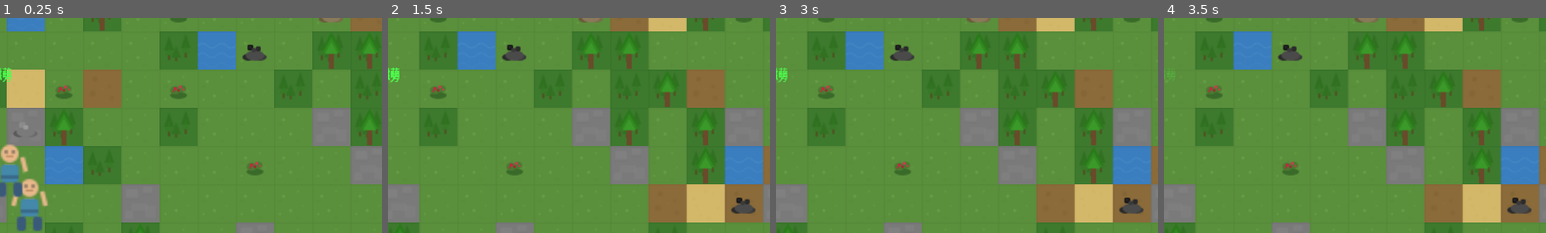
Above: before the commit, frames 1-4 (left to right).
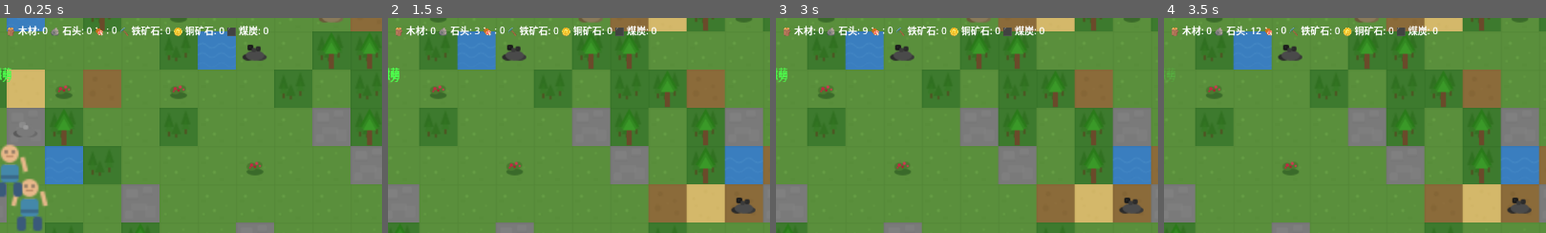
Above: after the commit, the same moments.

Repository: ZhanXuzhao/the-path-of-humanity
Game: Godot game, scene res://scenes/game.tscn
Two runs of this game, one before a commit and one after it. Both use one fixed random seed, a clock stepped at 60 frames per second and the inputs below.
Inputs (mouse positions are % of the whole screen's width and height, from its top left):
- Up to frame 1 (0.25 s): no input
- Up to frame 2 (1.5 s): move the mouse to (72, 45) at 0.52 s; press the mouse at (72, 45) at 0.53 s; hold D 0.53-1.25 s; release the mouse at (72, 45) at 1.25 s; drag from (30, 55) to (45, 70) at 1.27 s
- Up to frame 3 (3 s): click "×1" at 2 s; click "×2" at 2.75 s
- Up to frame 4 (3.5 s): no input
The pictures show only the part of the screen within x 14-64%, y 0-50%; the shares and areas given below are measured in that part.

The runs differ from the first frame. In frame 1, 1.5% of the frame differs, in the area x 2-71%, y 3-9%; in frame 2, 1.5%; in frame 3, 1.5%; in frame 4, 1.5%, in the area x 2-72%, y 3-9%.

Commit message:
顶部栏显示资源储备，添加Emoji图标
- GameManager: 添加 resources_changed 信号及 add_resource/remove_resource 等方法
- HUD: 实现顶部资源实时显示，添加 Emoji 图标（🪵🪨🍖⛏️🪙⬛）
- Settler: 改用 GameManager 的资源管理方法（add_resource/remove_resource）

Diff:
--- a/scripts/autoload/game_manager.gd
+++ b/scripts/autoload/game_manager.gd
@@ -6,6 +6,7 @@
 signal time_changed(hour: float)
 signal game_paused(is_paused: bool)
 signal notification(msg: String, type: int)
+signal resources_changed(resource_id: String, old_amount: int, new_amount: int)
 
 # 游戏状态枚举
 enum GameState {
@@ -47,6 +48,17 @@
 	"wood": 0,
 	"stone": 0,
 	"food": 0,
+	"iron_ore": 0,
+	"copper_ore": 0,
+	"coal": 0,
+	"iron_ingot": 0,
+	"copper_ingot": 0,
+	"plank": 0,
+	"brick": 0,
+	"berry": 0,
+	"raw_meat": 0,
+	"cooked_meat": 0,
+	"cloth": 0,
 }
 
 func _ready():
@@ -75,6 +87,23 @@
 	current_day = 1
 	time_speed = 1.0
 	stats.survival_days = 0
+	# 重置资源
+	resources = {
+		"wood": 0,
+		"stone": 0,
+		"food": 0,
+		"iron_ore": 0,
+		"copper_ore": 0,
+		"coal": 0,
+		"iron_ingot": 0,
+		"copper_ingot": 0,
+		"plank": 0,
+		"brick": 0,
+		"berry": 0,
+		"raw_meat": 0,
+		"cooked_meat": 0,
+		"cloth": 0,
+	}
 	notification.emit("人类之路开启了！", NotificationType.SUCCESS)
 
 func pause_game():
@@ -113,5 +142,31 @@
 	else:
 		return 0.0  # 夜晚
 
+# -------- 资源管理 --------
+func add_resource(resource_id: String, amount: int) -> int:
+	"""添加资源，返回实际添加数量"""
+	if amount <= 0:
+		return 0
+	var old = resources.get(resource_id, 0)
+	resources[resource_id] = old + amount
+	resources_changed.emit(resource_id, old, resources[resource_id])
+	return amount
+
+func remove_resource(resource_id: String, amount: int) -> int:
+	"""移除资源，返回实际移除数量"""
+	if amount <= 0:
+		return 0
+	var old = resources.get(resource_id, 0)
+	var actual = min(old, amount)
+	resources[resource_id] = old - actual
+	resources_changed.emit(resource_id, old, resources[resource_id])
+	return actual
+
+func has_resource(resource_id: String, amount: int = 1) -> bool:
+	return resources.get(resource_id, 0) >= amount
+
+func get_resource(resource_id: String) -> int:
+	return resources.get(resource_id, 0)
+
 func show_notification(msg: String, type: NotificationType = NotificationType.INFO):
 	notification.emit(msg, type)
--- a/scripts/entities/settler.gd
+++ b/scripts/entities/settler.gd
@@ -191,7 +191,7 @@
 	var amount = result.amount
 	var gm = get_node("/root/GameManager")
 	if gm:
-		gm.resources[item_id] = gm.resources.get(item_id, 0) + amount
+		gm.add_resource(item_id, amount)
 
 	# 增加经验
 	add_skill_experience(current_task.get("skill", ""), 1.0)
@@ -221,13 +221,13 @@
 		var can_afford = true
 		for mat_id in data.materials:
 			var needed = data.materials[mat_id]
-			if gm.resources.get(mat_id, 0) < needed:
+			if not gm.has_resource(mat_id, needed):
 				can_afford = false
 				break
 		if can_afford:
 			for mat_id in data.materials:
 				var needed = data.materials[mat_id]
-				gm.resources[mat_id] = gm.resources.get(mat_id, 0) - needed
+				gm.remove_resource(mat_id, needed)
 			current_task["materials_consumed"] = true
 		else:
 			# 材料不足，稍后再试
--- a/scripts/ui/hud.gd
+++ b/scripts/ui/hud.gd
@@ -22,6 +22,16 @@
 # 要显示的资源列表
 var tracked_resources = ["wood", "stone", "food", "iron_ore", "copper_ore", "coal"]
 
+# 资源对应的 Emoji 图标
+const RESOURCE_EMOJI = {
+	"wood": "🪵",
+	"stone": "🪨",
+	"food": "🍖",
+	"iron_ore": "⛏️",
+	"copper_ore": "🪙",
+	"coal": "⬛",
+}
+
 func _ready():
 	game_manager = get_node("/root/GameManager")
 
@@ -29,6 +39,7 @@
 	game_manager.time_changed.connect(_on_time_changed)
 	game_manager.day_changed.connect(_on_day_changed)
 	game_manager.notification.connect(_on_notification)
+	game_manager.resources_changed.connect(_on_resources_changed)
 
 	# 按钮连接
 	if pause_btn:
@@ -40,7 +51,8 @@
 	if tech_btn:
 		tech_btn.pressed.connect(_on_tech_pressed)
 
-	_update_resource_display()
+	# 延迟一帧初始化资源显示（等待 GameManager 完全就绪）
+	call_deferred("_update_resource_display")
 
 func _on_time_changed(_hour: float):
 	if time_label:
@@ -84,20 +96,46 @@
 	if is_instance_valid(notif):
 		notif.queue_free()
 
+func _on_resources_changed(resource_id: String, _old_amount: int, new_amount: int):
+	"""单个资源变化时更新对应标签"""
+	var emoji = RESOURCE_EMOJI.get(resource_id, "")
+	for child in resource_container.get_children():
+		if child.name == resource_id:
+			var item_def = ItemDefinitions.get_item(resource_id)
+			var name_str = item_def.name if item_def else resource_id
+			child.text = "%s %s: %d" % [emoji, name_str, new_amount]
+			return
+
 func _update_resource_display():
-	# 这个方法会被外部调用来更新资源显示
-	pass
+	"""初始化或刷新所有资源标签"""
+	if not game_manager or resource_container == null:
+		return
+
+	for res_id in tracked_resources:
+		var amount = game_manager.resources.get(res_id, 0)
+		var emoji = RESOURCE_EMOJI.get(res_id, "")
+
+		# 查找是否已有对应标签
+		var existing = null
+		for child in resource_container.get_children():
+			if child.name == res_id:
+				existing = child
+				break
+
+		if existing:
+			var item_def = ItemDefinitions.get_item(res_id)
+			var name_str = item_def.name if item_def else res_id
+			existing.text = "%s %s: %d" % [emoji, name_str, amount]
+		else:
+			var label = Label.new()
+			label.name = res_id
+			label.add_theme_color_override("font_color", Color.WHITE)
+			label.add_theme_constant_override("minimum_font_size", 14)
+			var item_def = ItemDefinitions.get_item(res_id)
+			var name_str = item_def.name if item_def else res_id
+			label.text = "%s %s: %d" % [emoji, name_str, amount]
+			resource_container.add_child(label)
 
 func update_resource(resource_id: String, amount: int):
-	"""更新单个资源显示"""
-	for child in resource_container.get_children():
-		if child.name == resource_id:
-			child.text = "%s: %d" % [ItemDefinitions.get_item(resource_id).name, amount]
-			return
-
-	# 如果没有找到，创建一个
-	var label = Label.new()
-	label.name = resource_id
-	label.add_theme_color_override("font_color", Color.WHITE)
-	label.text = "%s: %d" % [ItemDefinitions.get_item(resource_id).name, amount]
-	resource_container.add_child(label)
+	"""更新单个资源显示（外部调用，兼容旧接口）"""
+	_on_resources_changed(resource_id, 0, amount)
